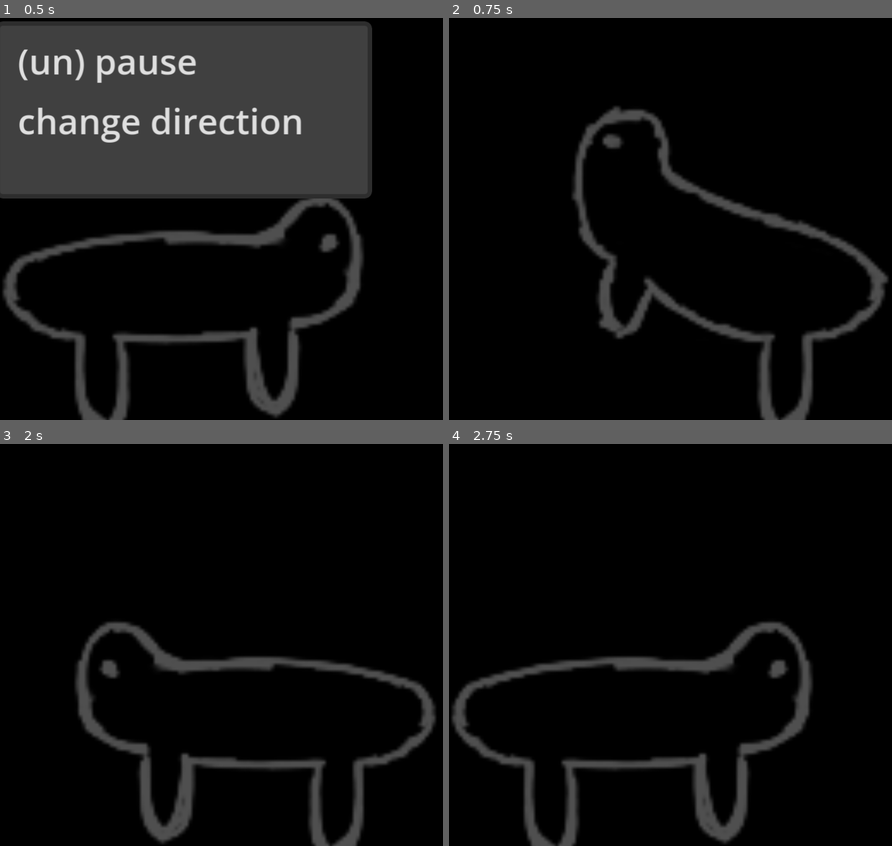
Above: before the commit, frames 1-4 (two rows, left to right).
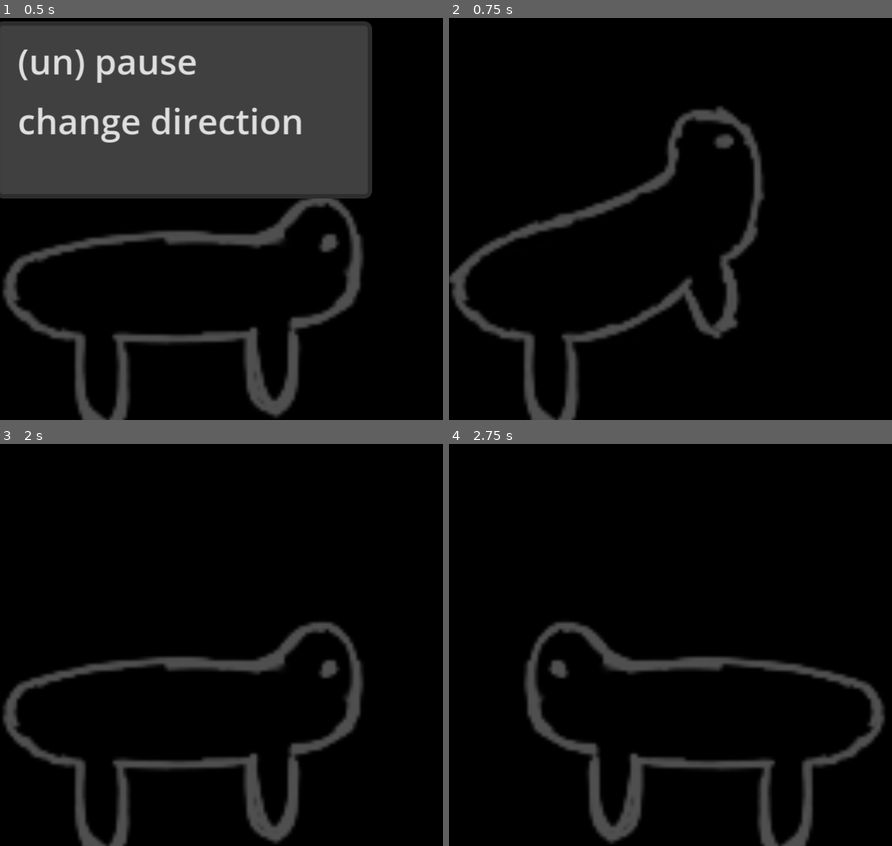
Above: after the commit, the same moments.

Repository: fabianternis/my-screen-pet
Game: Godot game, scene res://main.tscn
Two runs of this game, one before a commit and one after it. Both use one fixed random seed, a clock stepped at 60 frames per second and the inputs below.
Inputs (mouse positions are in pixels of both pictures, inside the frame that each line leads up to):
- Up to frame 1 (0.5 s): no input
- Up to frame 2 (0.75 s): tap Enter at 0.5 s; drag from (666, 295) to (714, 102) at 0.52 s
- Up to frame 3 (2 s): tap Space at 1.25 s; drag from (132, 645) to (217, 721) at 1.27 s
- Up to frame 4 (2.75 s): move the mouse to (714, 528) at 2.02 s; hold Right from 2.03 s (still down); tap Alt at 2.1 s; click (714, 528) at 2.17 s

Frame 1 is identical in both runs. In frame 2, 12% of the frame differs, in the area x 0-100%, y 21-100%; in frame 3, 12%; in frame 4, 12%.

Commit message:
a lot of fancy code and stuff

Diff:
--- a/main.gd
+++ b/main.gd
@@ -107,8 +107,8 @@
 #var default_speed = 300
 var speed = default_speed
 
-#var drag_pos_0 = 0.0
-#var drag_pos_1 = 0.0
+var drag_pos_0 = 0.0
+var drag_pos_1 = 0.0
 
 #var direction = Vector2(x: 1.15, y: 0.7)
 
@@ -150,7 +150,7 @@
 			var mouse_pos = Vector2(DisplayServer.mouse_get_position())
 			var window_pos = Vector2(DisplayServer.window_get_position())
 			drag_offset = mouse_pos - window_pos
-			sprite.play('drag') # dot _animation() for a reason: should remember the animation pre-drag
+			if !is_paused: sprite.play('drag') # dot _animation() for a reason: should remember the animation pre-drag
 		else:
 			reset_drag()
 	elif event is InputEventMouseButton and event.button_index == MOUSE_BUTTON_RIGHT:
@@ -162,6 +162,8 @@
 			#else:
 				#menu = 'default'
 			#	popup.add_item('pause', 0)
+			if !is_paused:
+				idle(3)
 			popup.popup_on_parent(Rect2i(Vector2i(event.position), Vector2i.ZERO))
 
 
@@ -196,13 +198,18 @@
 		var mouse_pos = Vector2(DisplayServer.mouse_get_position())
 		var new_window_pos = mouse_pos - drag_offset
 		DisplayServer.window_set_position(Vector2(new_window_pos))
-		#drag_pos_1 = drag_pos_0
-		#drag_pos_0 = mouse_pos.x
-
-		if drag_offset.x > 0:
-			direction.x = initial_direction.x
-		elif drag_offset.x < 0:
-			direction.x = -initial_direction.x
+		drag_pos_1 = drag_pos_0
+		drag_pos_0 = mouse_pos.x
+
+		if _drag_pos_set():
+			if drag_pos_1 < drag_pos_0:
+				if direction.x != initial_direction.x:
+					switch_direction("x")
+				#direction.x = initial_direction.x
+			elif drag_pos_1 > drag_pos_0:
+				if direction.x != -initial_direction.x:
+					switch_direction("x")
+				#direction.x = -initial_direction.x
 		else:
 			print('Something dragging offset related')
 
@@ -236,9 +243,12 @@
 		_animation('walk')
 	return
 
-func idle():
+func idle(duration = 0.0):
 	is_idle = true
-	idle_time_left = randf_range(randf_range(0.7, 1.3), randf_range(2.1, 5.0))
+	if duration == 0.0:
+		idle_time_left = randf_range(randf_range(0.7, 1.3), randf_range(2.1, 5.0))
+	else:
+		idle_time_left = duration
 	#current_primary_animation = 'idle'
 	#sprite.play(current_primary_animation)
 	_animation('idle')
@@ -250,10 +260,10 @@
 func reset_drag():
 	is_dragging = false
 	sprite.play(current_primary_animation)
-#	drag_pos_0 = 0.0
-#	drag_pos_1 = 0.0
-#func _drag_pos_set():
-#	return(drag_pos_0 != 0.0 && drag_pos_1 != 0.0)
+	drag_pos_0 = 0.0
+	drag_pos_1 = 0.0
+func _drag_pos_set():
+	return(drag_pos_0 != 0.0 && drag_pos_1 != 0.0)
 
 
 
